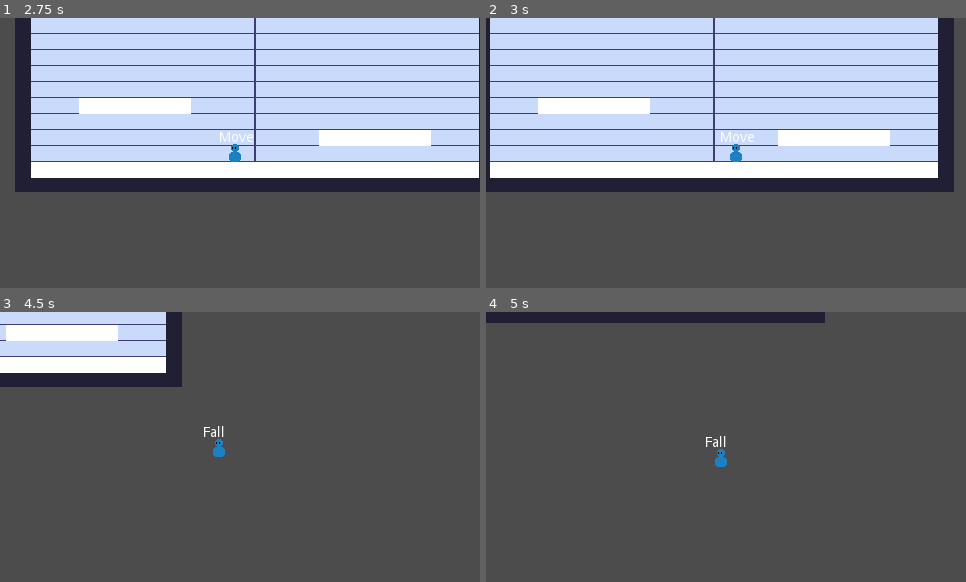
Above: before the commit, frames 1-4 (two rows, left to right).
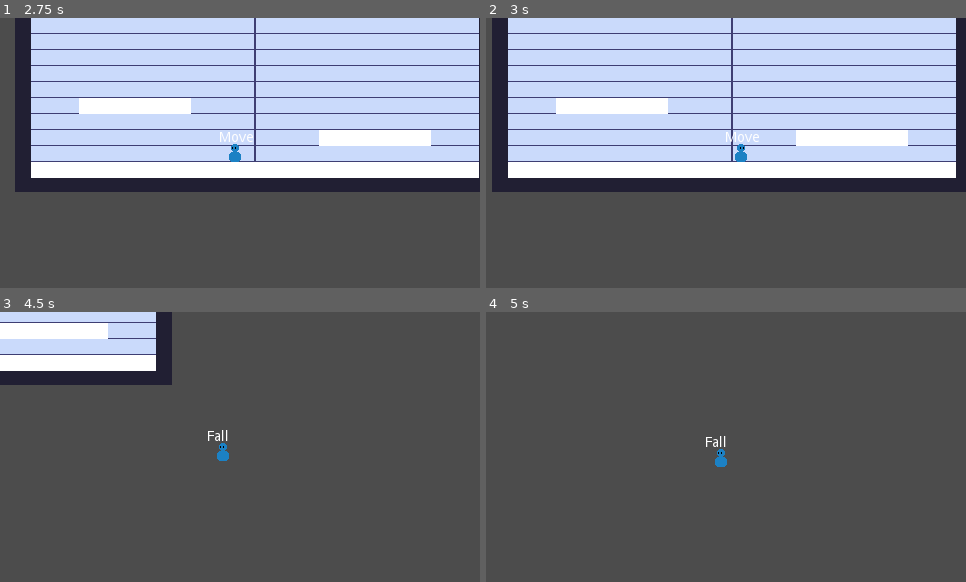
Above: after the commit, the same moments.

Repository: VuurMos/godot-3.5-platformer-character-controller
Game: Godot game, scene res://Game.tscn
Same seed, same stepped clock (60 frames per second), same inputs: the game is played once before the commit and once after it.
Inputs:
- Up to frame 1 (2.75 s): hold X (dash) 0.53-1.28 s; hold Right (right) 0.53-2.03 s; tap C (jump) at 0.77, 1.52 s; tap X (dash) at 1.35 s; hold Left (left) from 2.03 s (still down); hold X (dash) from 2.03 s (still down)
- Up to frame 2 (3 s): release Left (left) at 2.78 s; release X (dash) at 2.78 s; hold Right (right) from 2.78 s (still down); tap X (dash) at 2.85 s
- Up to frame 3 (4.5 s): tap C (jump) at 3.02, 3.77 s; hold X (dash) 3.53-4.28 s; release Right (right) at 4.28 s; hold Left (left) from 4.28 s (still down); tap X (dash) at 4.35 s
- Up to frame 4 (5 s): keep holding Left (left); tap C (jump) at 4.52 s

Frame 1 is identical in both runs. In frame 2, 7.9% of the frame differs, in the area x 0-100%, y 0-65%; in frame 3, 2.9%; in frame 4, 2.9%.

Commit message:
Added variable dash length

Diff:
--- a/platformer-controller/player/platform-controller.gd
+++ b/platformer-controller/player/platform-controller.gd
@@ -27,6 +27,7 @@
 var fall_gravity = (2 * jump_height * pow(max_speed, 2)) / pow(fall_x_dist, 2)
 var max_fall_velocity = jump_velocity * 0.85
 
+var dash_input := false
 var dashing := false
 var dash_strength := 40 * TILE_SIZE
 
--- a/platformer-controller/player/player-state-machine/player-states/player-air-state.gd
+++ b/platformer-controller/player/player-state-machine/player-states/player-air-state.gd
@@ -8,6 +8,6 @@
 	if player.is_on_floor():
 		state_machine.transition_to("Land")
 
-	if Input.is_action_just_pressed("dash"):
+	if player.dash_input:
 		state_machine.transition_to("Dash")
 		return
--- a/platformer-controller/player/player-state-machine/player-states/player-dash-state.gd
+++ b/platformer-controller/player/player-state-machine/player-states/player-dash-state.gd
@@ -10,23 +10,20 @@
 	dash_direction = player.input_direction.normalized()
 	player.dashing = true
 	current_dash_time = 0.0
-	pass
 
 func physics_update(delta: float) -> void:
-	current_dash_time += delta
-	print(current_dash_time)
+	if player.dash_input:
+		current_dash_time += delta
 
-	var dash_progress = current_dash_time / dash_duration
-	var dash_velocity = 1 - pow(2, -10 * dash_progress)
+		var dash_progress = current_dash_time / dash_duration
+		var dash_velocity = 1 - pow(2, -10 * dash_progress)
 
-	player.add_dash_velocity(dash_direction, dash_velocity)
+		player.add_dash_velocity(dash_direction, dash_velocity)
 
-	# TODO: Need to separate applying movement from friction/acceleration!
-	# Currently the dash movement speed is being clamped by the acceleration function
-	player.apply_movement()
+		player.apply_movement()
 
 
-	if current_dash_time >= dash_duration:
+	if current_dash_time >= dash_duration or !player.dash_input:
 		if !player.is_on_floor():
 			state_machine.transition_to("Fall", {from_ground = true})
 			return
@@ -34,5 +31,10 @@
 		if player.is_on_floor():
 			state_machine.transition_to("Land")
 
+	print("x vel: " + str(player.velocity.x))
+	print("y: " + str(player.global_position.y))
+	print(state_machine.state)
+
 func exit() -> void:
 	player.dashing = false
+	player.dash_input = false
--- a/platformer-controller/player/player-state-machine/player-states/player-ground-state.gd
+++ b/platformer-controller/player/player-state-machine/player-states/player-ground-state.gd
@@ -15,6 +15,6 @@
 		state_machine.transition_to("Fall", {from_ground = true})
 		return
 
-	if Input.is_action_just_pressed("dash"):
+	if player.dash_input:
 		state_machine.transition_to("Dash")
 		return
--- a/platformer-controller/player/player-state-machine/player-states/player-state.gd
+++ b/platformer-controller/player/player-state-machine/player-states/player-state.gd
@@ -25,6 +25,12 @@
 	if event.is_action_released("jump"):
 		player.jump_input = false
 
+	if event.is_action_pressed("dash"):
+		player.dash_input = true
+
+	if event.is_action_released("dash"):
+		player.dash_input = false
+
 
 func update(_delta: float) -> void:
 	player.input_direction = _get_input_direction()
